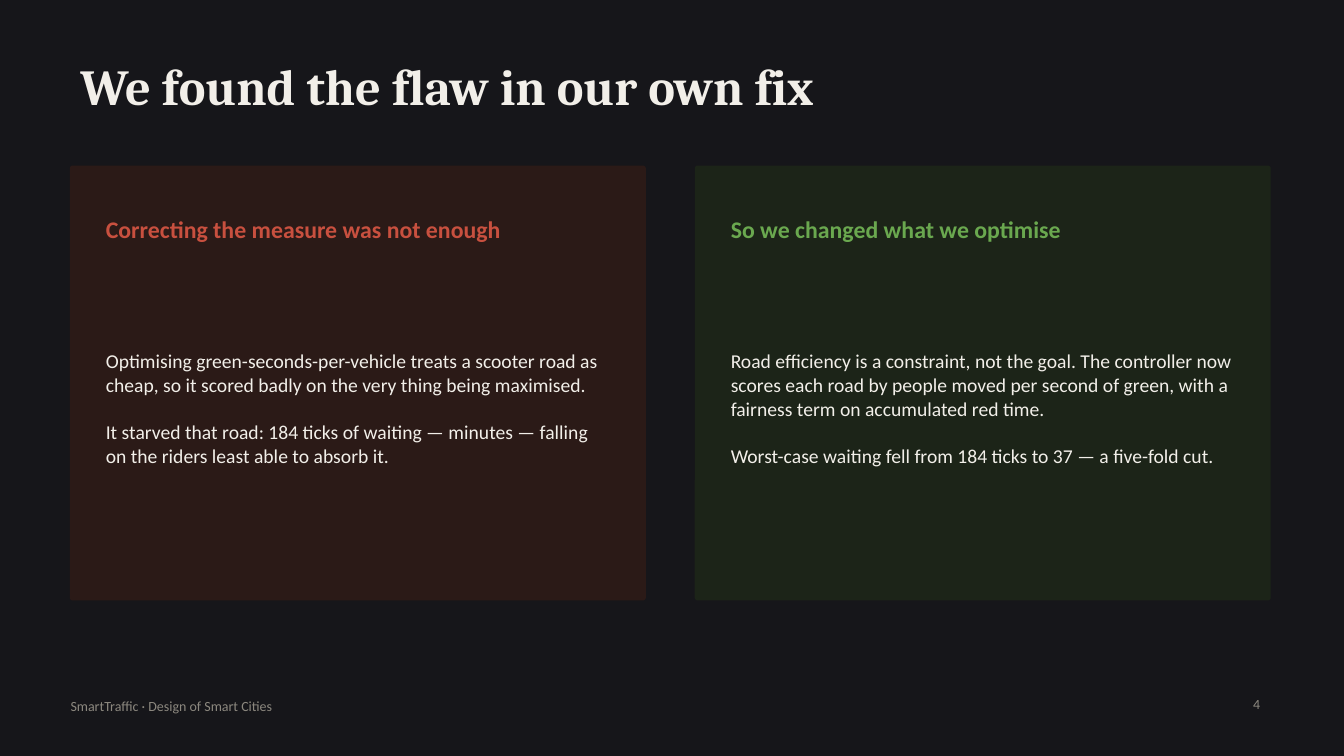
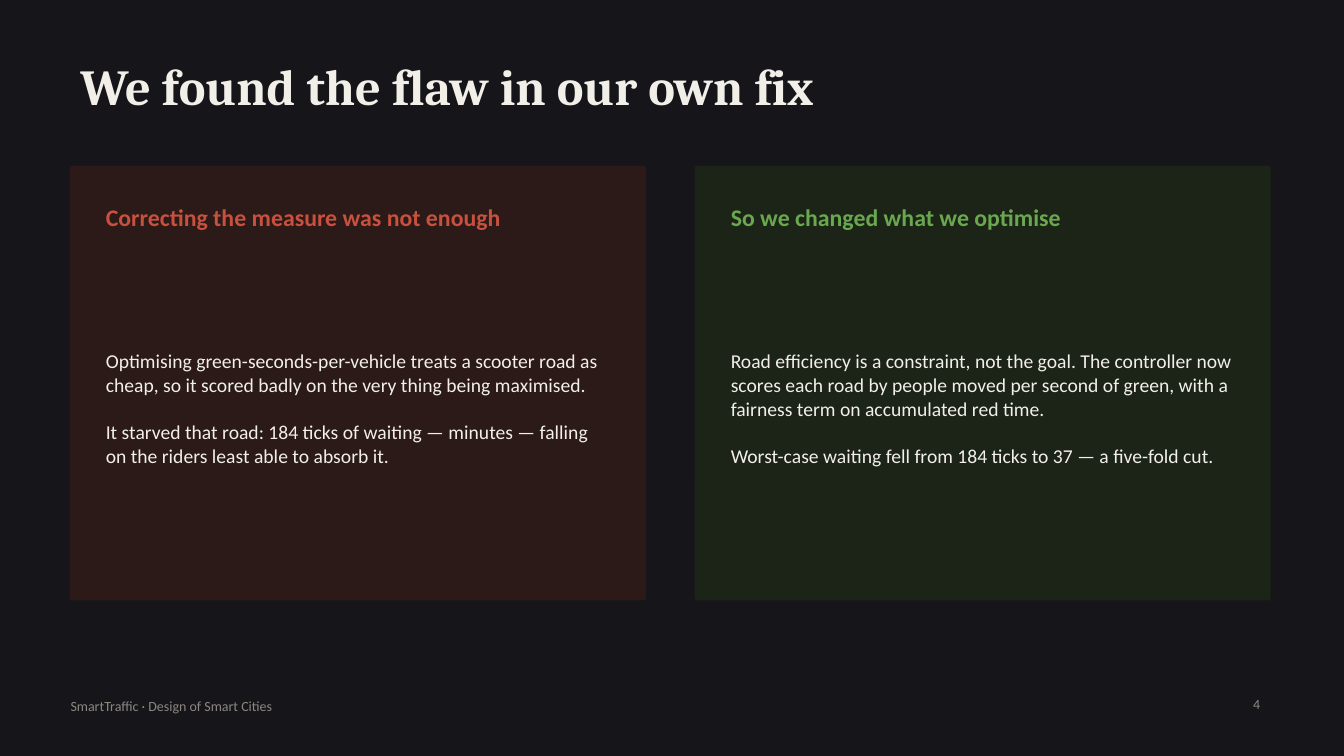
Before and after one commit to rishabcv-eng/SmartTraffic, a slide deck: slide 4 of docs/deck/SmartTraffic-5min.pptx. Drawn at 1344x756 pixels with LibreOffice and Linux fonts; fonts in the diff are those of the drawing. Boxes give left, top, right and bottom in pixels: in the first picture for what was removed or moved away, otherwise in the second. Text is boxed around its words. In the diff, an @@ line names an element or a change of style, - is before the commit and + after.

Commit message:
Size the card headings to the text they actually hold
The restyle surfaced overlaps the earlier gap-tightening had introduced:
single-line headings sitting in boxes sized for two lines, running into the
body text beneath them on slides three and four. Sized to fit, then checked
again -- the first attempt went too far the other way and clipped a 39-character
heading, which is exactly why the geometry check exists.

```diff
--- a/docs/deck/SmartTraffic-5min.pptx
+++ b/docs/deck/SmartTraffic-5min.pptx
@@ text "Correcting the measure was not ...": place and size @@
-text "Correcting the measure was not ..." at [106,221,500,242]
+text "Correcting the measure was not ..." at [106,209,500,230]
@@ text "So we changed what we ...": place and size @@
-text "So we changed what we ..." at [731,221,1060,242]
+text "So we changed what we ..." at [731,209,1060,230]
```
Also in this commit, not shown: 1 other slide changed, 1 other file.
